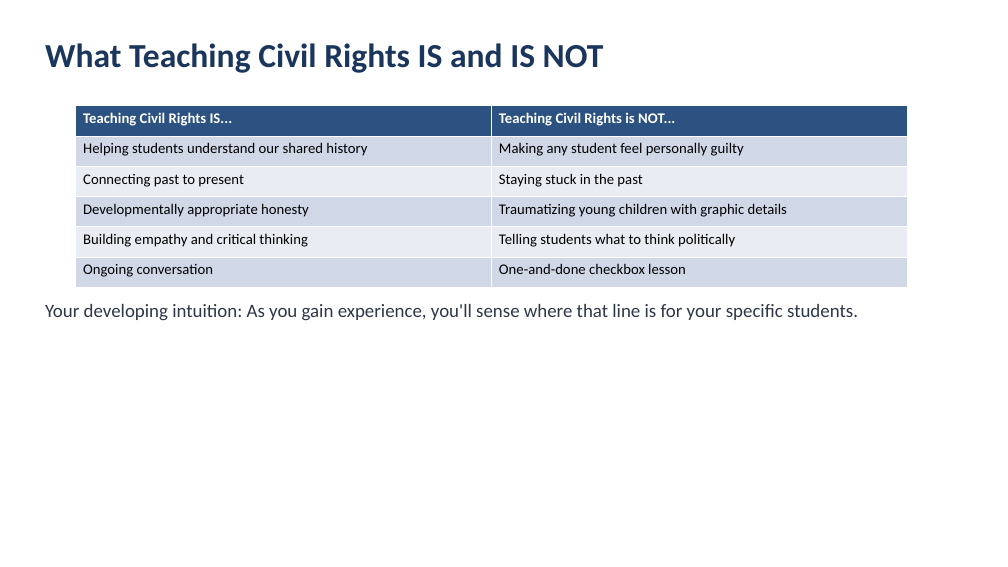
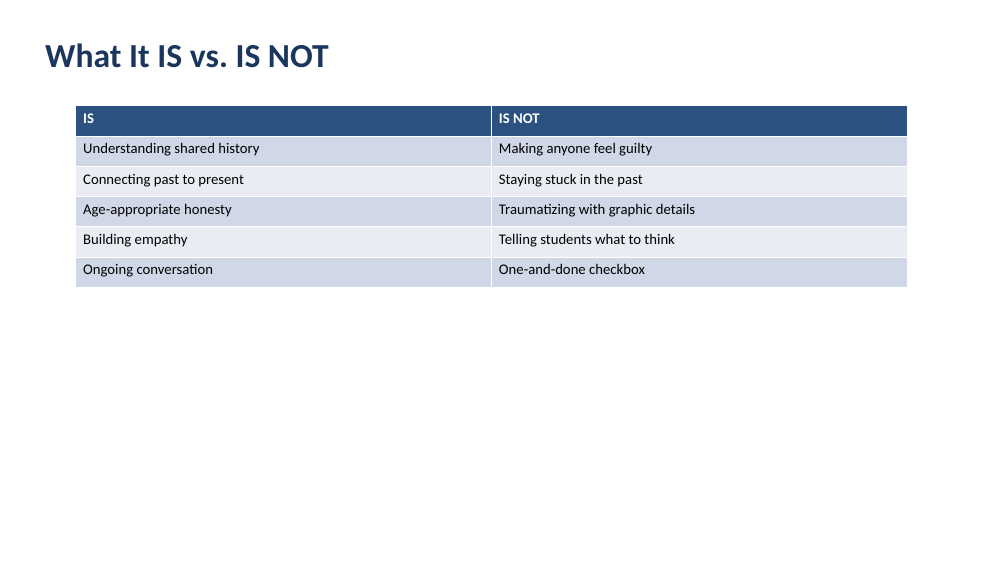
Before and after one commit to bme-wacoisd/tea, a slide deck: slide 8 of lessons/01-james-baldwin-civil-rights/slides.pptx. Drawn at 1008x567 pixels with LibreOffice and Linux fonts; fonts in the diff are those of the drawing. Boxes give left, top, right and bottom in pixels: in the first picture for what was removed or moved away, otherwise in the second. Text is boxed around its words. In the diff, an @@ line names an element or a change of style, - is before the commit and + after.

```diff
--- a/lessons/01-james-baldwin-civil-rights/slides.pptx
+++ b/lessons/01-james-baldwin-civil-rights/slides.pptx
@@ text at (45,43,329,68): text changed @@
-What Teaching Civil Rights IS and IS NOT
+What It IS vs. IS NOT
@@ table at (76,106,907,287) @@
-row 1, column 1: Teaching Civil Rights IS...
+row 1, column 1: IS
-row 1, column 2: Teaching Civil Rights is NOT...
+row 1, column 2: IS NOT
-row 2, column 1: Helping students understand our shared history
+row 2, column 1: Understanding shared history
-row 2, column 2: Making any student feel personally guilty
+row 2, column 2: Making anyone feel guilty
-row 4, column 1: Developmentally appropriate honesty
+row 4, column 1: Age-appropriate honesty
-row 4, column 2: Traumatizing young children with graphic details
+row 4, column 2: Traumatizing with graphic details
-row 5, column 1: Building empathy and critical thinking
+row 5, column 1: Building empathy
-row 5, column 2: Telling students what to think politically
+row 5, column 2: Telling students what to think
-row 6, column 2: One-and-done checkbox lesson
+row 6, column 2: One-and-done checkbox
@@ text removed at (45,304,858,321) @@
-Your developing intuition: As you gain experience, you'll sense where that line is for your specific students.
```
Also in this commit, not shown: 13 other slides changed, 3 other files.
